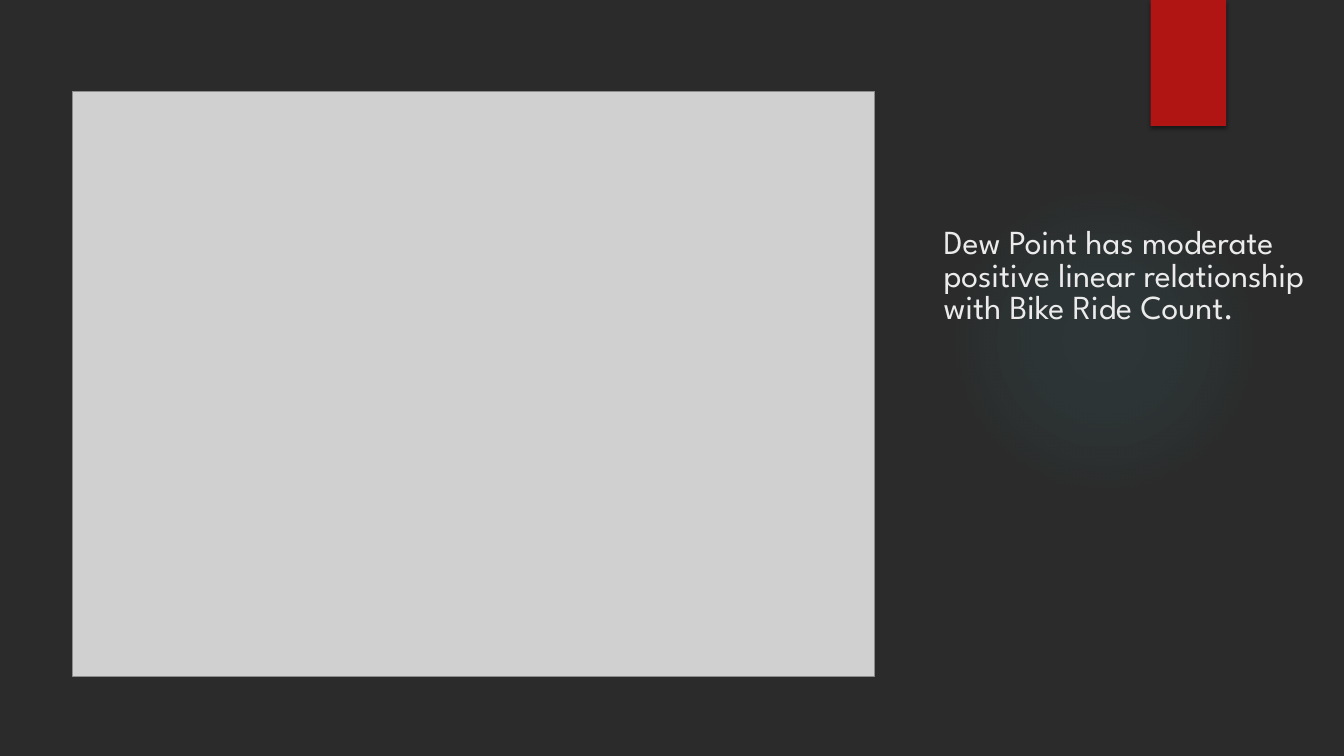
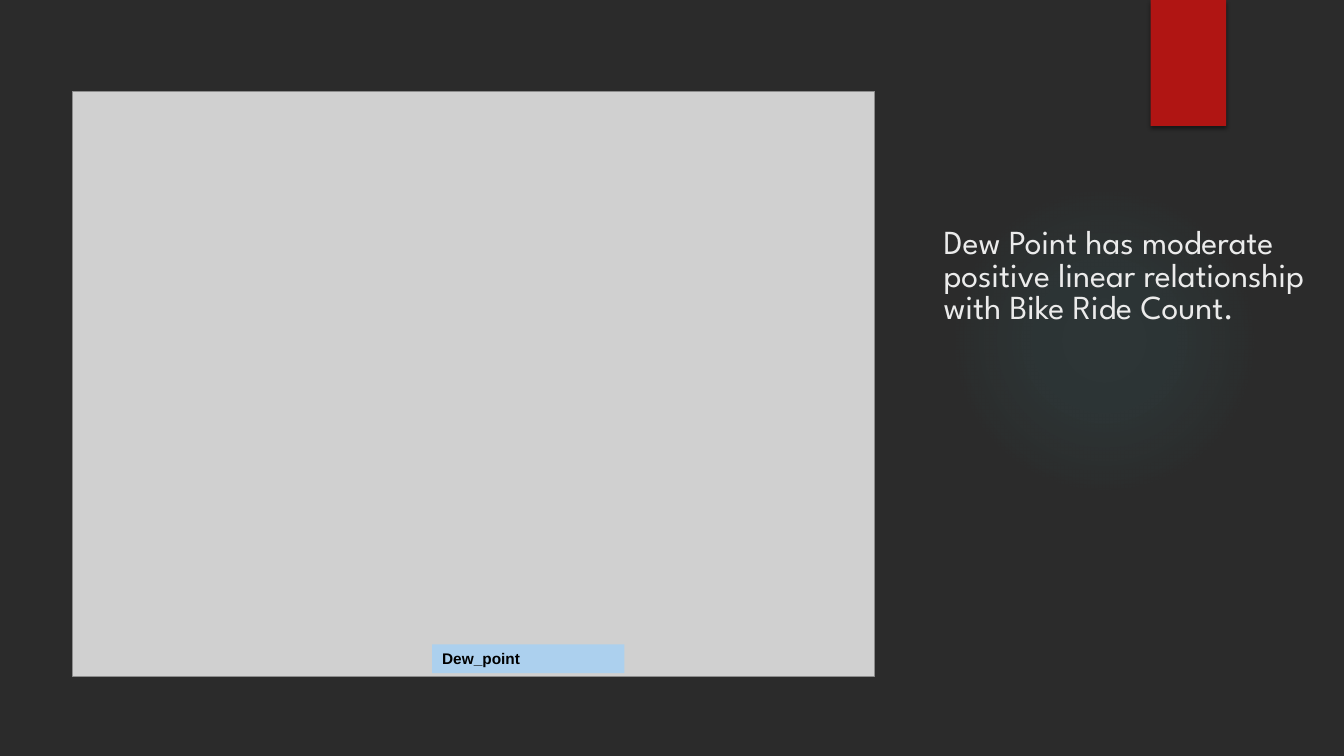
Before and after one commit to AniKarenina/INFM600_Fabulous, a slide deck: slide 11 of INFM600_0201_Fabulous_Presentation/INFM600_0201_Fabulous_ProjetPresentation.pptx. Drawn at 1344x756 pixels with LibreOffice and Linux fonts; fonts in the diff are those of the drawing; grey boxes stand for pictures; background and template pictures are left out; a plain dark background stands for a picture behind light text. Boxes give left, top, right and bottom in pixels: in the first picture for what was removed or moved away, otherwise in the second. Text is boxed around its words. In the diff, an @@ line names an element or a change of style, - is before the commit and + after.

```diff
--- a/INFM600_0201_Fabulous_Presentation/INFM600_0201_Fabulous_ProjetPresentation.pptx
+++ b/INFM600_0201_Fabulous_Presentation/INFM600_0201_Fabulous_ProjetPresentation.pptx
@@ rectangle added at (433,644,625,674), fill #ACD0EE, 11 pt, text #000000, bold @@
+Dew_point
```
Also in this commit, not shown: 1 other slide changed.
